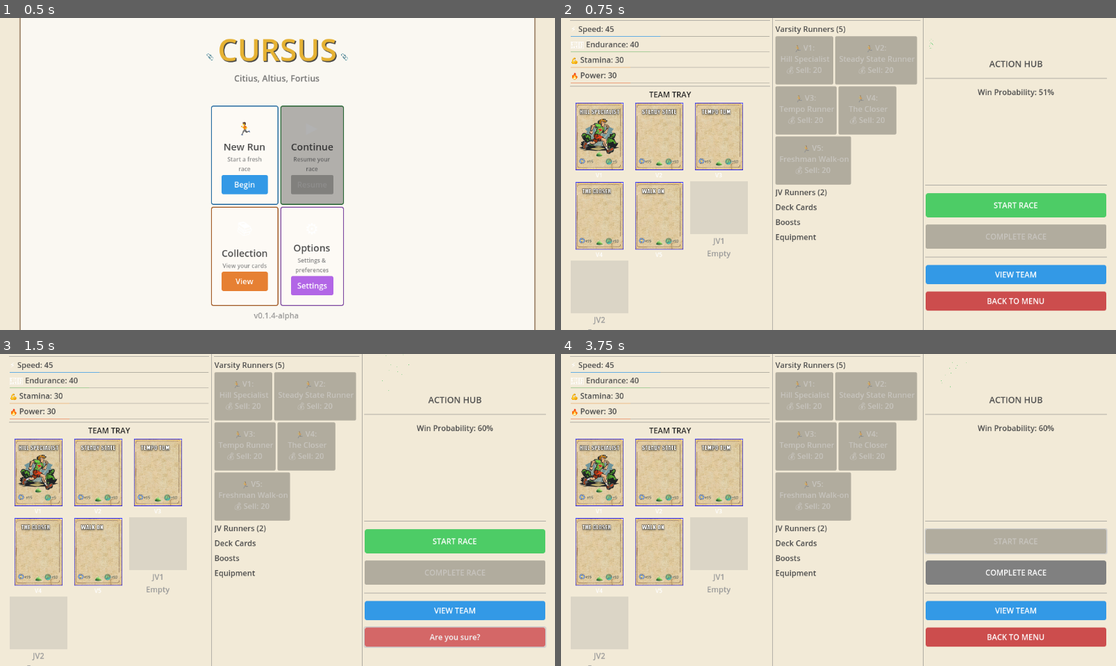
Above: before the commit, frames 1-4 (two rows, left to right).
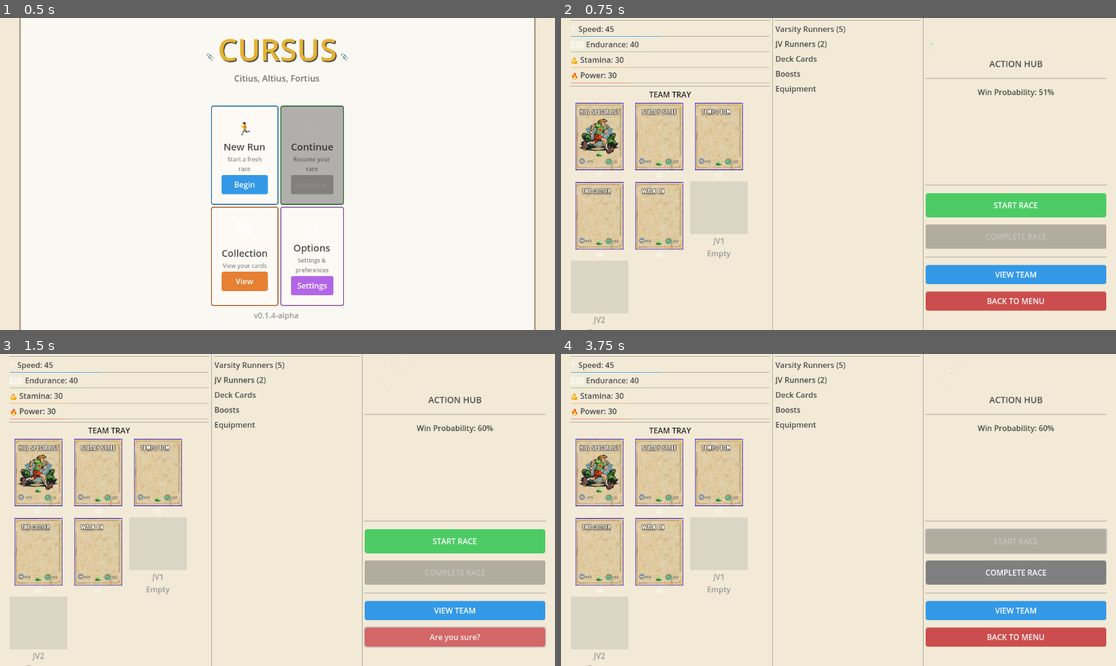
Above: after the commit, the same moments.

Repository: axmariscal/cursus
Game: Godot game, scene res://scenes/core/Main.tscn
Same seed, same stepped clock (60 frames per second), same inputs: the game is played once before the commit and once after it.
Inputs:
- Up to frame 1 (0.5 s): no input
- Up to frame 2 (0.75 s): click "Begin" at 0.5 s
- Up to frame 3 (1.5 s): click "BACK TO MENU" at 1.25 s
- Up to frame 4 (3.75 s): click "Are you sure?" at 2 s; click "Resume" at 2.75 s; click "START RACE" at 3.5 s

Frame 1 is identical in both runs. In frame 2, 9.6% of the frame differs, in the area x 38-65%, y 5-72%; in frame 3, 9.6%; in frame 4, 9.6%.

Commit message:
Updated the display inventory to remove the runners. Redundency since we have a team tray.

Diff:
--- a/scripts/run/Run.gd
+++ b/scripts/run/Run.gd
@@ -899,25 +899,9 @@
 
 func _display_inventory() -> void:
 	# Clear existing items
-	for child in varsity_runners_container.get_children(): child.queue_free()
-	for child in jv_runners_container.get_children(): child.queue_free()
 	for child in deck_grid.get_children(): child.queue_free()
 	for child in boosts_container.get_children(): child.queue_free()
 	for child in equipment_container.get_children(): child.queue_free()
-
-	# Display Varsity Runners
-	for i in range(GameManager.varsity_team.size()):
-		var runner_name = GameManager.varsity_team[i]
-		var item_data = {"name": runner_name, "category": "team", "index": i, "is_varsity": true}
-		var button = _create_inventory_item_button(item_data)
-		varsity_runners_container.call_deferred("add_child", button)
-
-	# Display JV Runners
-	for i in range(GameManager.jv_team.size()):
-		var runner_name = GameManager.jv_team[i]
-		var item_data = {"name": runner_name, "category": "team", "index": i, "is_varsity": false}
-		var button = _create_inventory_item_button(item_data)
-		jv_runners_container.call_deferred("add_child", button)
 
 	# Display Deck Items in Grid (4 columns)
 	for i in range(GameManager.deck.size()):
